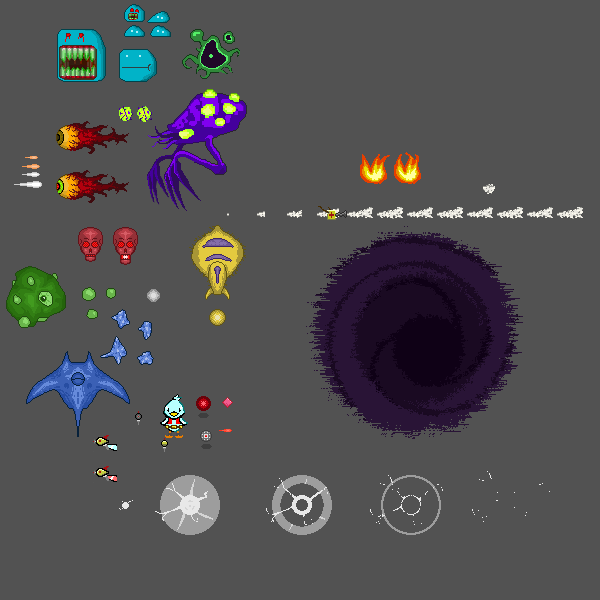
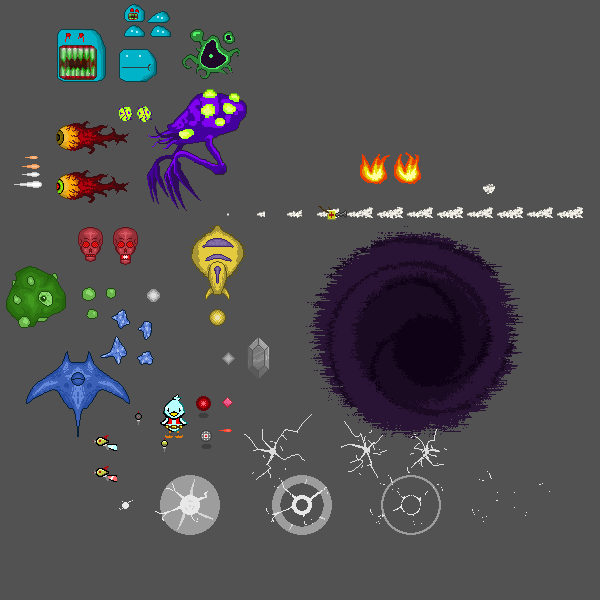
Before/after of a (600, 600) layered artwork. What changed in the layer stack:
painted on "mobs" over <box>222,337,270,379</box>
added layer "sparks" (80%) above "spawn" over <box>244,414,447,480</box>
hid "BG gray" over <box>222,337,447,480</box>
